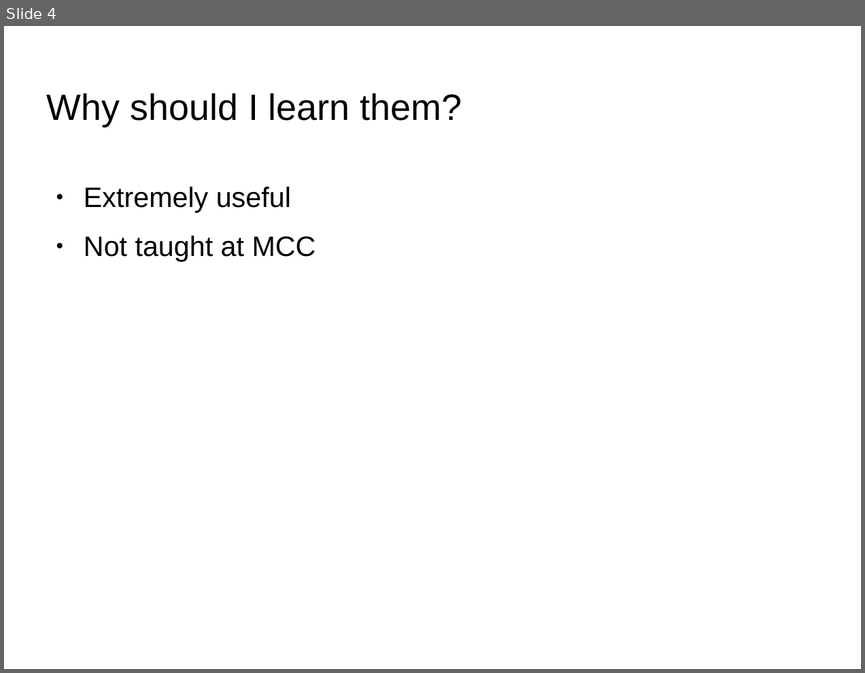
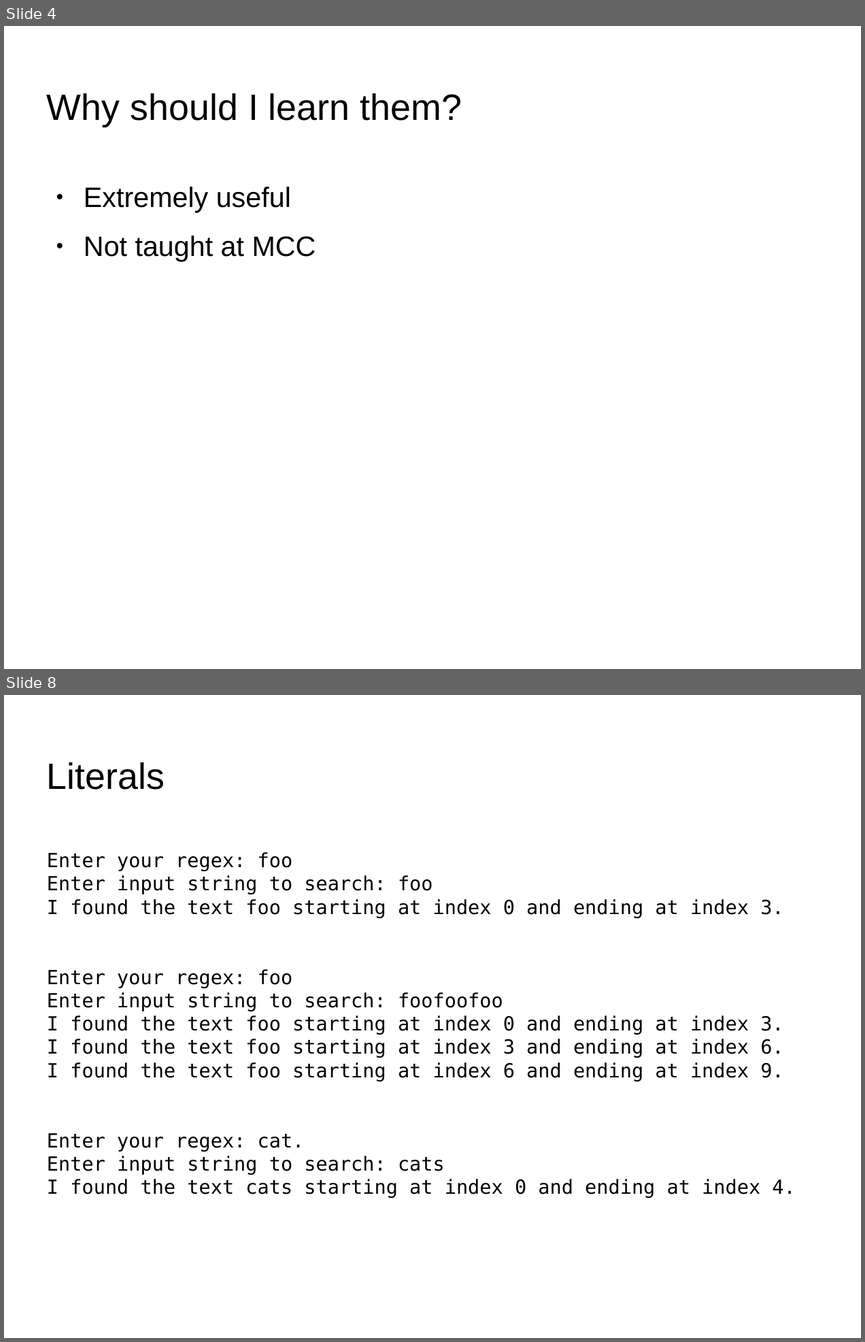
Before and after one commit to codetech/regular-expressions, a slide deck: presentation/presentation.odp. Shown one above the other, each under a label of ours: slide 4 before the commit, slides 4 and 8 after it; the slides between them are not shown. The pictures are 865x673 and 865x1342 pixels, drawn with LibreOffice and Linux fonts; fonts in the diff are those of the drawing; background and template pictures are left out. Boxes give left, top, right and bottom in pixels: in the first picture for what was removed or moved away, otherwise in the second. Text is boxed around its words. In the diff, an @@ line names an element or a change of style, - is before the commit and + after.

```diff
--- a/presentation/presentation.odp
+++ b/presentation/presentation.odp
@@ slide 8 added at [4, 695, 861, 1338], background picture (left out) @@
@@ title added at [47, 762, 164, 790], 33.9 pt, text #000000 @@
+Literals
@@ subtitle added at [47, 852, 795, 1198], 18 pt, text #000000 @@
+Enter your regex: foo
+Enter input string to search: foo
+I found the text foo starting at index 0 and ending at index 3.
+Enter your regex: foo
+Enter input string to search: foofoofoo
+I found the text foo starting at index 0 and ending at index 3.
+I found the text foo starting at index 3 and ending at index 6.
+I found the text foo starting at index 6 and ending at index 9.
+Enter your regex: cat.
+Enter input string to search: cats
+I found the text cats starting at index 0 and ending at index 4.
```
Also in this commit, not shown: 3 slides changed, 8 other slides added, 1 slide removed.
